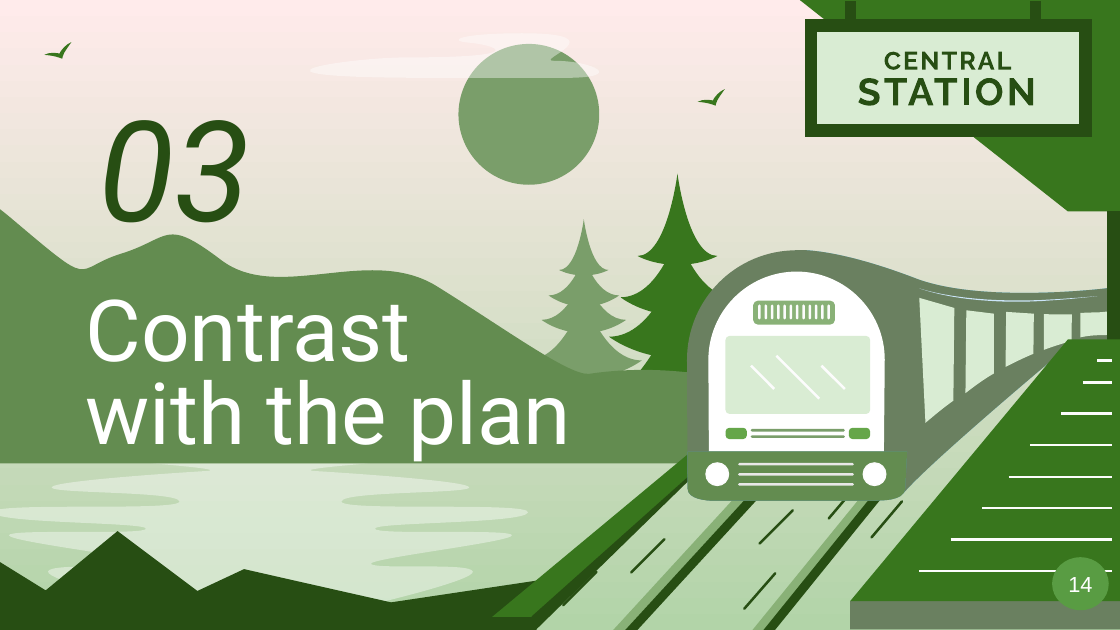
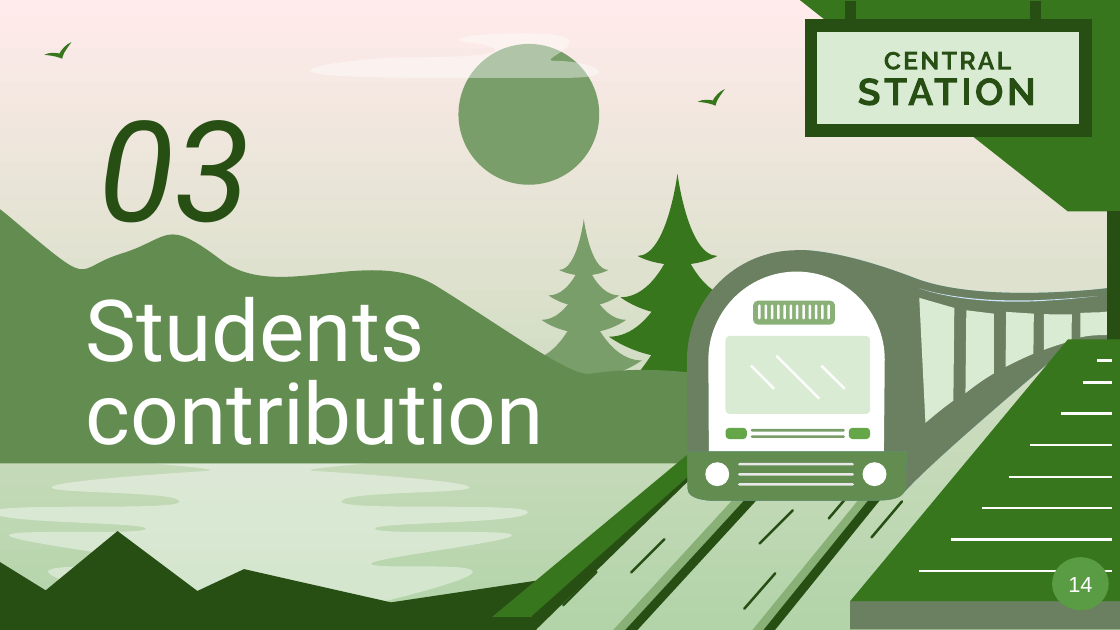
Before and after one commit to Smoother19/MusicAnimation, a slide deck: slide 12 of docs/presentation/PresFinal.pptx (slide 14 before the commit). Drawn at 1120x630 pixels with LibreOffice and Linux fonts; fonts in the diff are those of the drawing. Boxes give left, top, right and bottom in pixels: in the first picture for what was removed or moved away, otherwise in the second. Text is boxed around its words. In the diff, an @@ line names an element or a change of style, - is before the commit and + after.

```diff
--- a/docs/presentation/PresFinal.pptx
+++ b/docs/presentation/PresFinal.pptx
@@ title at [86, 297, 544, 464]: text changed @@
-Contrast
-with the plan
+Students contribution
```
Also in this commit, not shown: 9 other slides changed, 5 slides added, 7 slides removed.
